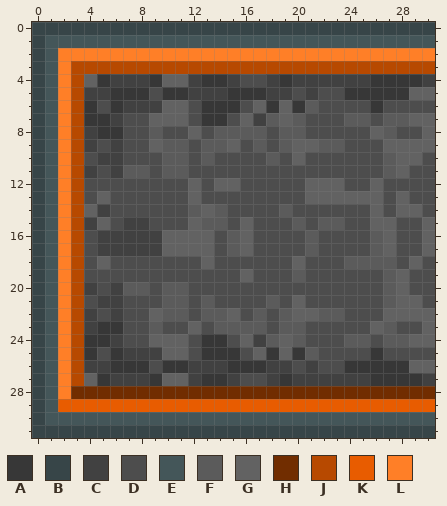
File history of a pixel-art sprite, stats/tile_half_left_black.png. The first picture shows the starting point.
The file is 31x32 pixels. Colours within 5 levels of each other are drawn and written as one.
Palette (. is transparent): A #373737  B #374548  C #414141  D #4d4d4d  E #445659  F #5b5b5b  G #626262  H #712d00  J #b74900  K #e85c00  L #ff7f27
Once edited:
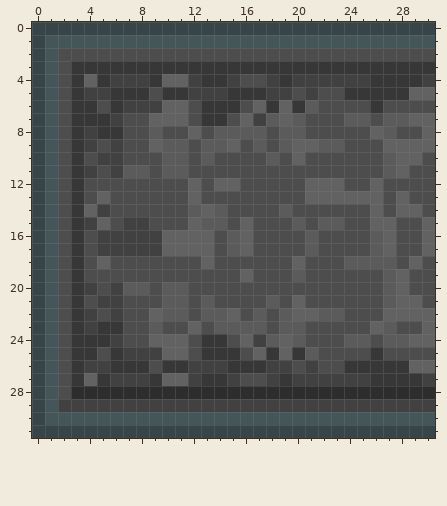
What changed:
colour H: #712d00 -> #2d2d2d
y 2: x 2..30 LLLLLLLLLLLLLLLLLLLLLLLLLLLLL -> DDDDDDDDDDDDDDDDDDDDDDDDDDDDD
y 3: x 2..30 LJJJJJJJJJJJJJJJJJJJJJJJJJJJJ -> DAAAAAAAAAAAAAAAAAAAAAAAAAAAA
y 4..27: x 2..3 LJ -> DA
y 28: x 2 L -> D
y 29: x 2..30 KKKKKKKKKKKKKKKKKKKKKKKKKKKKK -> CCCCCCCCCCCCCCCCCCCCCCCCCCCCC
